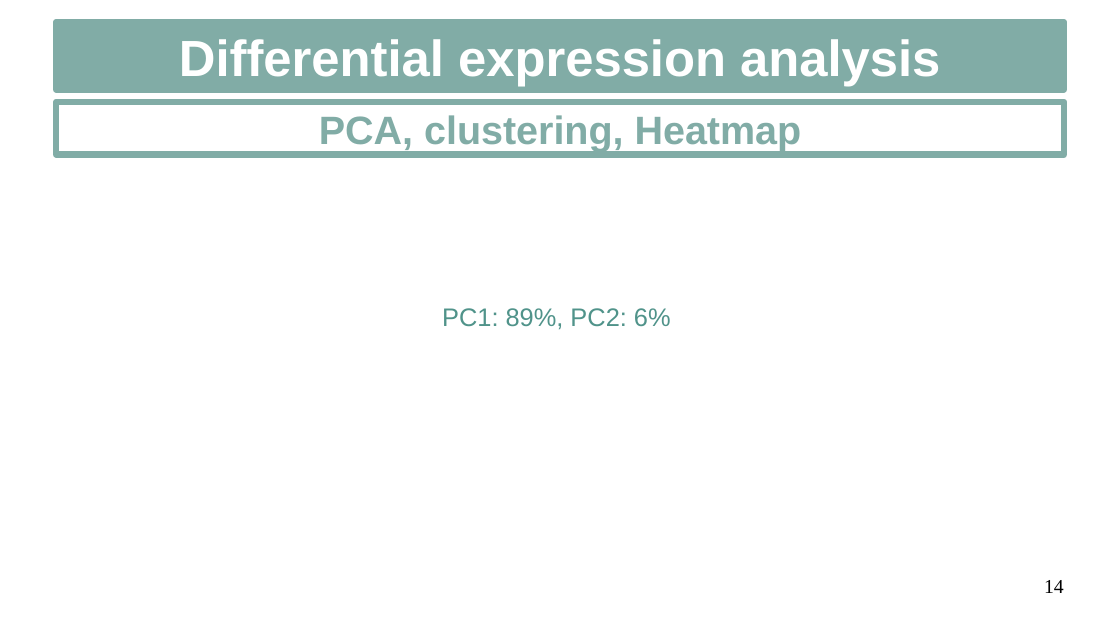
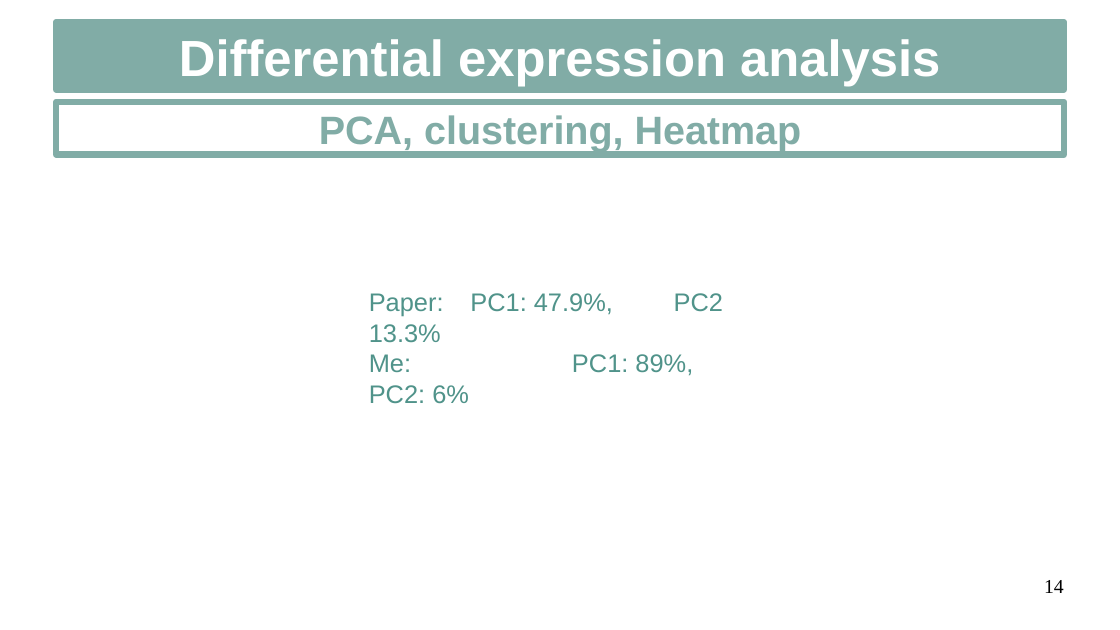
Before and after one commit to milena-t/genome_analysis_2021, a slide deck: slide 14 of files/presentation/presentation.odp. Drawn at 1120x630 pixels with LibreOffice and Linux fonts; fonts in the diff are those of the drawing. Boxes give left, top, right and bottom in pixels: in the first picture for what was removed or moved away, otherwise in the second. Text is boxed around its words. In the diff, an @@ line names an element or a change of style, - is before the commit and + after.

Commit message:
presentation

```diff
--- a/files/presentation/presentation.odp
+++ b/files/presentation/presentation.odp
@@ text at (369, 293, 723, 404): text changed @@
-PC1: 89%, PC2: 6%
+Paper: PC1: 47.9%, PC2 13.3%
+Me: PC1: 89%, PC2: 6%
```
Also in this commit, not shown: 2 other files.
